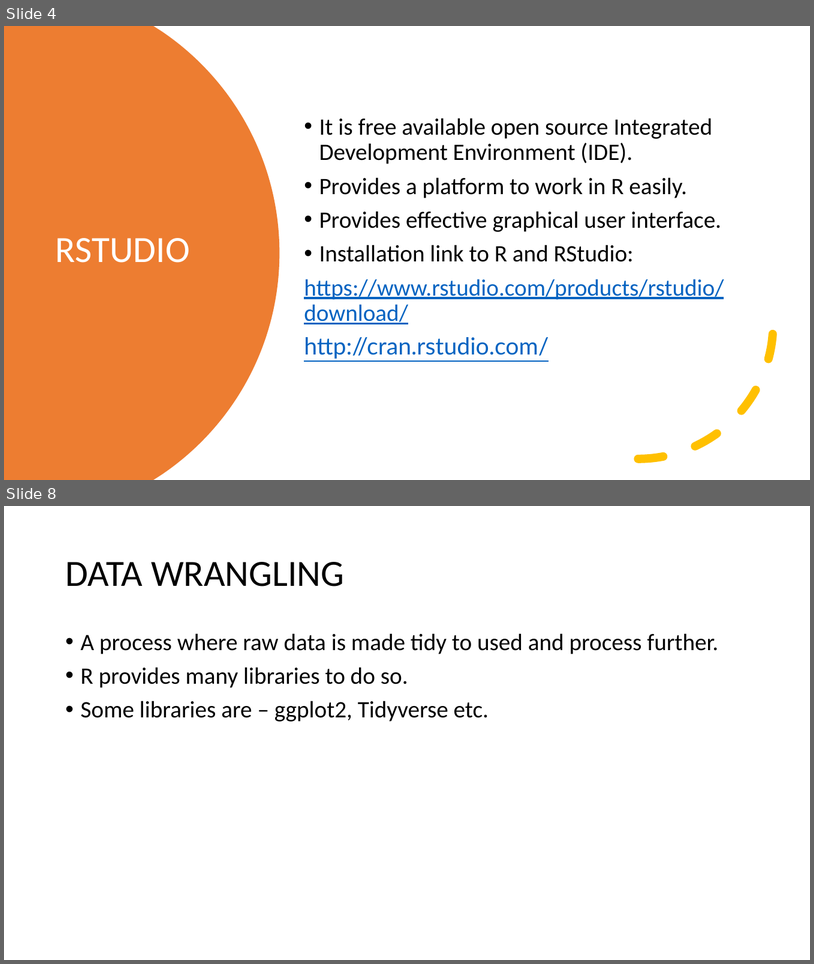
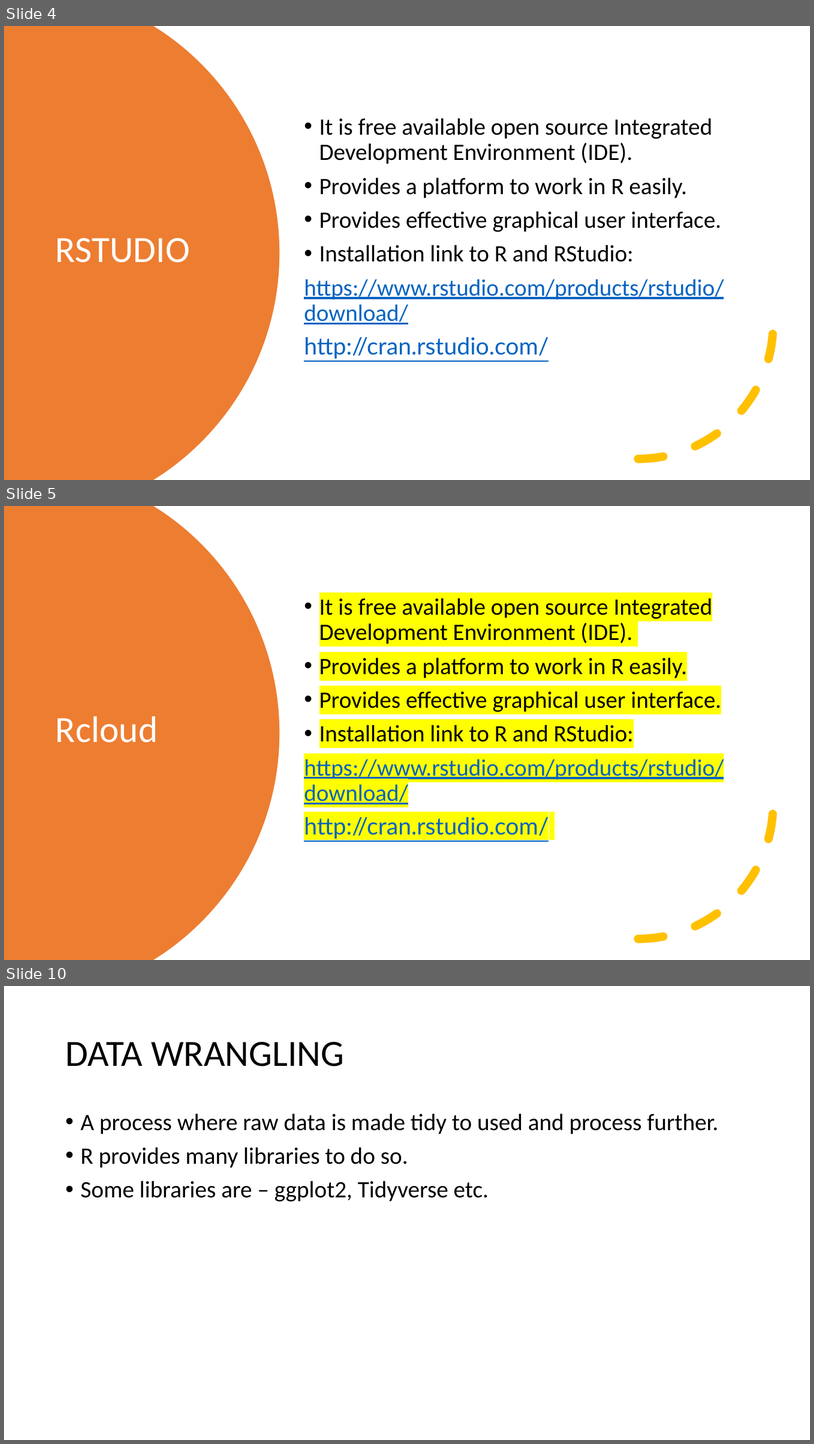
Before and after one commit to amandajcole/DasaWorkshops, a slide deck: Workshop 1 - Intro to R.pptx. Shown one above the other, each under a label of ours: slides 4 and 8 before the commit, slides 4, 5 and 10 after it; the slides between them are not shown. The pictures are 814x964 and 814x1444 pixels, drawn with LibreOffice and Linux fonts; fonts in the diff are those of the drawing. Boxes give left, top, right and bottom in pixels: in the first picture for what was removed or moved away, otherwise in the second. Text is boxed around its words. In the diff, an @@ line names an element or a change of style, - is before the commit and + after.

```diff
--- a/Workshop 1 - Intro to R.pptx
+++ b/Workshop 1 - Intro to R.pptx
@@ slide 5 added at <box>4,506,810,960</box>, background #FFFFFF @@
@@ freeform shape added at <box>4,506,280,960</box>, fill #ED7D31 @@
@@ text added at <box>304,595,724,838</box>, 28 pt, text #000000 @@
+• It is free available open source Integrated Development Environment (IDE).
+• Provides a platform to work in R easily.
+• Provides effective graphical user interface.
+• Installation link to R and RStudio:
+https://www.rstudio.com/products/rstudio/download/
+http://cran.rstudio.com/
@@ arc (boxed as its full ellipse) added at <box>504,669,774,939</box>, outline #FFC000 10 pt dashed @@
@@ title added at <box>56,716,158,742</box>, 44 pt, text #FFFFFF @@
+Rcloud
@@ what was slide 8 is now slide 10 @@
```
Also in this commit, not shown: 2 slides changed, 2 other slides added, 1 slide removed, 2 other files.
